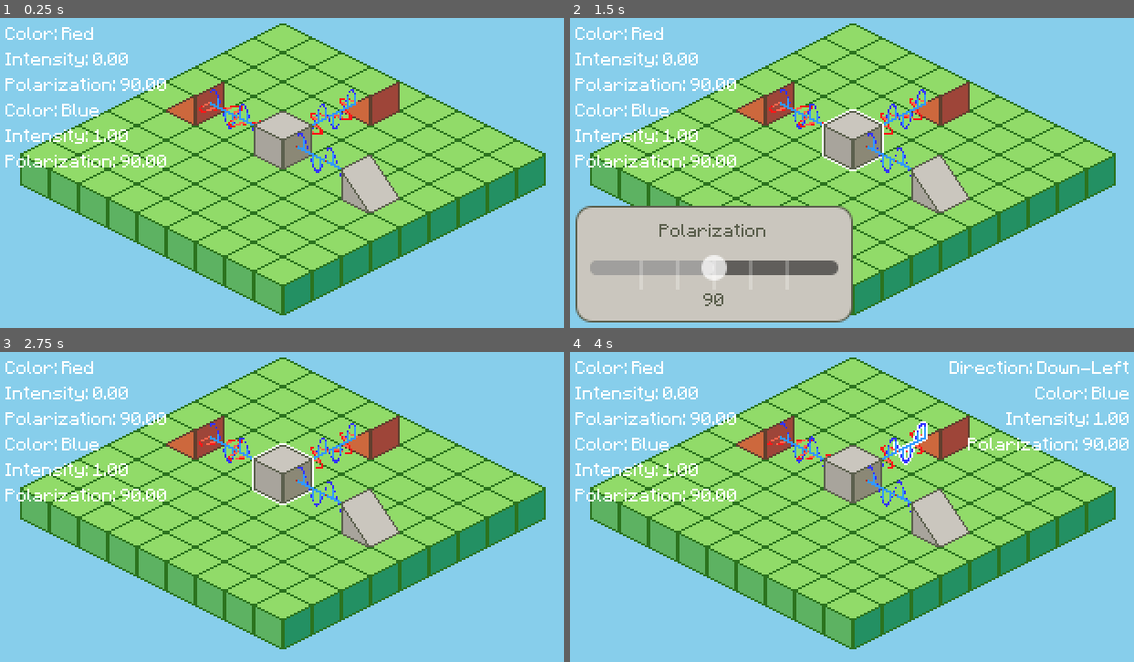
Above: before the commit, frames 1-4 (two rows, left to right).
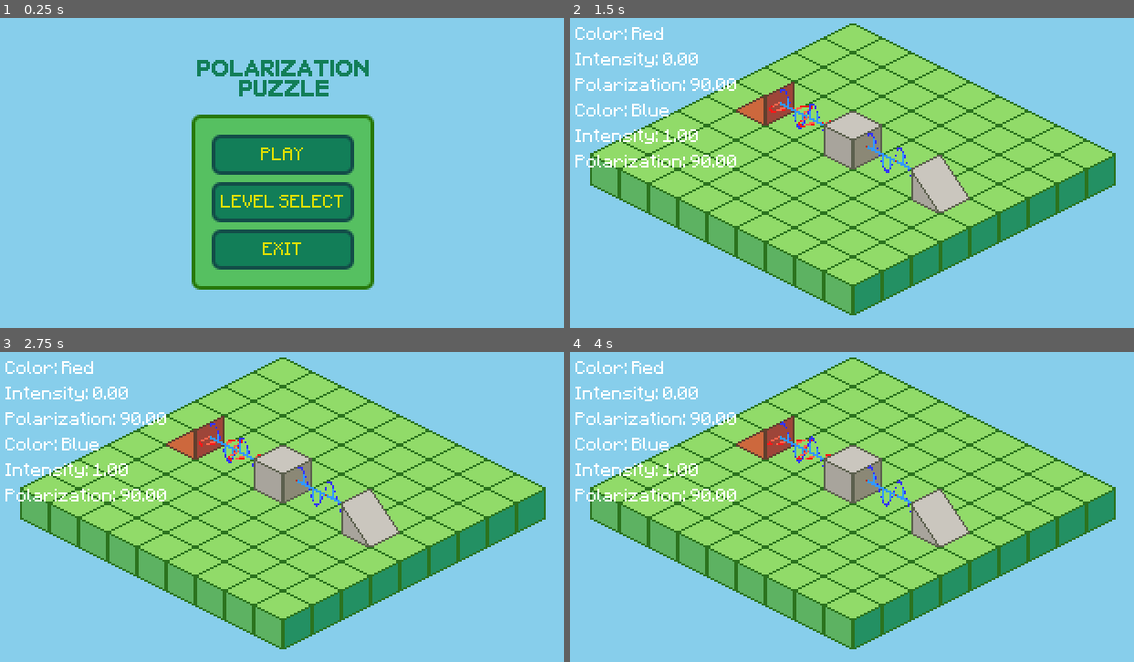
Above: after the commit, the same moments.

Repository: joshmoritty/polarization-puzzle
Game: Godot game, scene res://scenes/main_menu.tscn
The game is run twice, just before and just after one commit, with the same random seed, the same clock (stepped at 60 frames per second) and the same inputs. Before the commit the project starts from res://scenes/game.tscn.
Inputs (mouse positions are in pixels of both pictures, inside the frame that each line leads up to):
- Up to frame 1 (0.25 s): no input
- Up to frame 2 (1.5 s): click (852, 200) at 0.5 s, where only the run after the commit has a clickable "LEVEL SELECT"; click (852, 154) at 1.25 s, where only the run after the commit has a clickable "PLAY"
- Up to frame 3 (2.75 s): move the mouse to (411, 491) at 2.02 s; click (411, 491) at 2.17 s
- Up to frame 4 (4 s): drag from (733, 522) to (767, 429) at 2.77 s; move the mouse to (914, 435) at 3.52 s; click (914, 435) at 3.67 s

The runs differ from the first frame. In frame 1, 50% of the frame differs, in the area x 0-97%, y 1-96%; in frame 2, 20%; in frame 3, 1.2%; in frame 4, 2.5%.

Commit message:
feat: add main menu

Diff:
--- /dev/null
+++ b/assets/themes/button_default.tres
@@ -0,0 +1,17 @@
+[gd_resource type="StyleBoxFlat" format=3 uid="uid://c023m4bfnntd8"]
+
+[resource]
+content_margin_left = 5.0
+content_margin_top = 5.0
+content_margin_right = 5.0
+content_margin_bottom = 3.0
+bg_color = Color(0.0705882, 0.494118, 0.345098, 1)
+border_width_left = 2
+border_width_top = 2
+border_width_right = 2
+border_width_bottom = 2
+border_color = Color(0.0705882, 0.301961, 0.282353, 1)
+corner_radius_top_left = 4
+corner_radius_top_right = 4
+corner_radius_bottom_right = 4
+corner_radius_bottom_left = 4
--- /dev/null
+++ b/assets/themes/button_hover.tres
@@ -0,0 +1,17 @@
+[gd_resource type="StyleBoxFlat" format=3 uid="uid://c4rega2p7ou4o"]
+
+[resource]
+content_margin_left = 5.0
+content_margin_top = 5.0
+content_margin_right = 5.0
+content_margin_bottom = 3.0
+bg_color = Color(0.0491493, 0.392128, 0.270994, 1)
+border_width_left = 2
+border_width_top = 2
+border_width_right = 2
+border_width_bottom = 2
+border_color = Color(0.0705882, 0.301961, 0.282353, 1)
+corner_radius_top_left = 4
+corner_radius_top_right = 4
+corner_radius_bottom_right = 4
+corner_radius_bottom_left = 4
--- /dev/null
+++ b/assets/themes/filter_dialog.tres
@@ -0,0 +1,21 @@
+[gd_resource type="Theme" load_steps=3 format=3 uid="uid://d1av2ellnc52n"]
+
+[ext_resource type="FontFile" uid="uid://b7majbdgh2of0" path="res://assets/fonts/Minecraftia-Regular.ttf" id="1_mjlnj"]
+
+[sub_resource type="StyleBoxFlat" id="StyleBoxFlat_kvpfn"]
+bg_color = Color(0.792157, 0.776471, 0.745098, 1)
+border_width_left = 1
+border_width_top = 1
+border_width_right = 1
+border_width_bottom = 1
+border_color = Color(0.360784, 0.376471, 0.305882, 1)
+corner_radius_top_left = 8
+corner_radius_top_right = 8
+corner_radius_bottom_right = 8
+corner_radius_bottom_left = 8
+
+[resource]
+Label/colors/font_color = Color(0.360784, 0.376471, 0.305882, 1)
+Label/font_sizes/font_size = 8
+Label/fonts/font = ExtResource("1_mjlnj")
+Panel/styles/panel = SubResource("StyleBoxFlat_kvpfn")
--- /dev/null
+++ b/assets/themes/main_menu.tres
@@ -0,0 +1,54 @@
+[gd_resource type="Theme" load_steps=6 format=3 uid="uid://cc6axt01mdjls"]
+
+[ext_resource type="FontFile" uid="uid://b7majbdgh2of0" path="res://assets/fonts/Minecraftia-Regular.ttf" id="1_av2uu"]
+[ext_resource type="StyleBox" uid="uid://c4rega2p7ou4o" path="res://assets/themes/button_hover.tres" id="2_hahhc"]
+[ext_resource type="StyleBox" uid="uid://c023m4bfnntd8" path="res://assets/themes/button_default.tres" id="3_e4no3"]
+
+[sub_resource type="StyleBoxFlat" id="StyleBoxFlat_kvpfn"]
+bg_color = Color(0.792157, 0.776471, 0.745098, 1)
+border_width_left = 1
+border_width_top = 1
+border_width_right = 1
+border_width_bottom = 1
+border_color = Color(0.360784, 0.376471, 0.305882, 1)
+corner_radius_top_left = 8
+corner_radius_top_right = 8
+corner_radius_bottom_right = 8
+corner_radius_bottom_left = 8
+
+[sub_resource type="StyleBoxFlat" id="StyleBoxFlat_av2uu"]
+content_margin_left = 6.0
+content_margin_top = 6.0
+content_margin_right = 6.0
+content_margin_bottom = 6.0
+bg_color = Color(0.337255, 0.752941, 0.380392, 1)
+border_width_left = 2
+border_width_top = 2
+border_width_right = 2
+border_width_bottom = 2
+border_color = Color(0.152941, 0.470588, 0.0352941, 1)
+corner_radius_top_left = 4
+corner_radius_top_right = 4
+corner_radius_bottom_right = 4
+corner_radius_bottom_left = 4
+
+[resource]
+Button/colors/font_color = Color(0.87451, 0.87451, 0, 1)
+Button/colors/font_focus_color = Color(0.94902, 0.94902, 0, 1)
+Button/colors/font_hover_color = Color(0.94902, 0.94902, 0, 1)
+Button/font_sizes/font_size = 8
+Button/fonts/font = ExtResource("1_av2uu")
+Button/styles/focus = ExtResource("2_hahhc")
+Button/styles/hover = ExtResource("2_hahhc")
+Button/styles/normal = ExtResource("3_e4no3")
+Button/styles/pressed = ExtResource("2_hahhc")
+Label/colors/font_color = Color(0.360784, 0.376471, 0.305882, 1)
+Label/constants/line_spacing = -3
+Label/font_sizes/font_size = 8
+Label/fonts/font = ExtResource("1_av2uu")
+MarginContainer/constants/margin_bottom = 5
+MarginContainer/constants/margin_left = 5
+MarginContainer/constants/margin_right = 5
+MarginContainer/constants/margin_top = 5
+Panel/styles/panel = SubResource("StyleBoxFlat_kvpfn")
+PanelContainer/styles/panel = SubResource("StyleBoxFlat_av2uu")
--- a/project.godot
+++ b/project.godot
@@ -11,7 +11,7 @@
 [application]
 
 config/name="Polariz"
-run/main_scene="uid://c2bso81u5xov"
+run/main_scene="uid://cdk1k0f0rcwuj"
 config/features=PackedStringArray("4.4", "Mobile")
 
 [debug]
--- a/scenes/game.tscn
+++ b/scenes/level_1.tscn
@@ -1,40 +1,23 @@
-[gd_scene load_steps=94 format=4 uid="uid://c2bso81u5xov"]
-
-[ext_resource type="Script" uid="uid://buo0k0a1ucb80" path="res://scripts/controller.gd" id="1_lbhrr"]
-[ext_resource type="FontFile" uid="uid://b7majbdgh2of0" path="res://assets/fonts/Minecraftia-Regular.ttf" id="2_kvpfn"]
-[ext_resource type="Material" uid="uid://na807rdmihep" path="res://assets/shaders/sine.tres" id="3_dinhu"]
-[ext_resource type="Texture2D" uid="uid://yuoce8fhr0w0" path="res://assets/isometric-sandbox-sheet.png" id="3_p57ef"]
-[ext_resource type="Shader" uid="uid://gsi3gl42edff" path="res://assets/shaders/sine.gdshader" id="4_dinhu"]
-[ext_resource type="Script" uid="uid://nsybol5vh4m7" path="res://scripts/filter.gd" id="5_iywne"]
-[ext_resource type="Script" uid="uid://4kueu8k0s2jv" path="res://scripts/sensor.gd" id="6_p57ef"]
-[ext_resource type="Texture2D" uid="uid://bkrv3exiay8ac" path="res://assets/object_sprites/filter.png" id="6_vtaks"]
-[ext_resource type="Texture2D" uid="uid://bsjkegad250wb" path="res://assets/object_sprites/sensor_DOWN_RIGHT.png" id="7_kvpfn"]
-[ext_resource type="Script" uid="uid://ccipymiuceyxj" path="res://scripts/camera.gd" id="7_u5sy4"]
-[ext_resource type="Texture2D" uid="uid://kum6enib4nis" path="res://assets/object_sprites/source_DOWN_RIGHT.png" id="9_dinhu"]
-[ext_resource type="Script" uid="uid://dn6ueyc8url7j" path="res://scripts/multi_source.gd" id="12_trtic"]
+[gd_scene load_steps=93 format=4 uid="uid://c2bso81u5xov"]
+
+[ext_resource type="Script" uid="uid://buo0k0a1ucb80" path="res://scripts/game/controller.gd" id="1_7gny6"]
+[ext_resource type="FontFile" uid="uid://b7majbdgh2of0" path="res://assets/fonts/Minecraftia-Regular.ttf" id="2_2aecg"]
+[ext_resource type="Theme" uid="uid://d1av2ellnc52n" path="res://assets/themes/filter_dialog.tres" id="3_6dial"]
+[ext_resource type="Material" uid="uid://na807rdmihep" path="res://assets/shaders/sine.tres" id="4_7nomh"]
+[ext_resource type="Shader" uid="uid://gsi3gl42edff" path="res://assets/shaders/sine.gdshader" id="5_1s4pk"]
+[ext_resource type="Texture2D" uid="uid://yuoce8fhr0w0" path="res://assets/isometric-sandbox-sheet.png" id="6_x2xxo"]
+[ext_resource type="Texture2D" uid="uid://kum6enib4nis" path="res://assets/object_sprites/source_DOWN_RIGHT.png" id="7_2cbcq"]
+[ext_resource type="Script" uid="uid://dn6ueyc8url7j" path="res://scripts/game/multi_source.gd" id="8_isj1j"]
+[ext_resource type="Texture2D" uid="uid://bkrv3exiay8ac" path="res://assets/object_sprites/filter.png" id="9_so66j"]
+[ext_resource type="Script" uid="uid://nsybol5vh4m7" path="res://scripts/game/filter.gd" id="10_tr1x6"]
+[ext_resource type="Texture2D" uid="uid://bsjkegad250wb" path="res://assets/object_sprites/sensor_DOWN_RIGHT.png" id="11_d5akn"]
+[ext_resource type="Script" uid="uid://4kueu8k0s2jv" path="res://scripts/game/sensor.gd" id="12_wbtxt"]
+[ext_resource type="Script" uid="uid://ccipymiuceyxj" path="res://scripts/game/camera.gd" id="13_x2fux"]
 
 [sub_resource type="LabelSettings" id="LabelSettings_p57ef"]
 line_spacing = 0.0
-font = ExtResource("2_kvpfn")
+font = ExtResource("2_2aecg")
 font_size = 8
-
-[sub_resource type="StyleBoxFlat" id="StyleBoxFlat_kvpfn"]
-bg_color = Color(0.792157, 0.776471, 0.745098, 1)
-border_width_left = 1
-border_width_top = 1
-border_width_right = 1
-border_width_bottom = 1
-border_color = Color(0.360784, 0.376471, 0.305882, 1)
-corner_radius_top_left = 8
-corner_radius_top_right = 8
-corner_radius_bottom_right = 8
-corner_radius_bottom_left = 8
-
-[sub_resource type="Theme" id="Theme_dinhu"]
-Label/colors/font_color = Color(0.360784, 0.376471, 0.305882, 1)
-Label/font_sizes/font_size = 8
-Label/fonts/font = ExtResource("2_kvpfn")
-Panel/styles/panel = SubResource("StyleBoxFlat_kvpfn")
 
 [sub_resource type="StandardMaterial3D" id="StandardMaterial3D_dinhu"]
 shading_mode = 0
@@ -385,7 +368,7 @@
 sources/0 = SubResource("TileSetAtlasSource_e2o6t")
 
 [node name="Root" type="Node2D"]
-script = ExtResource("1_lbhrr")
+script = ExtResource("1_7gny6")
 
 [node name="CanvasLayer" type="CanvasLayer" parent="."]
 
@@ -422,7 +405,7 @@
 offset_right = 160.0
 offset_bottom = -8.0
 grow_vertical = 0
-theme = SubResource("Theme_dinhu")
+theme = ExtResource("3_6dial")
 
 [node name="Panel" type="Panel" parent="CanvasLayer/FilterDialog"]
 layout_mode = 1
@@ -691,8 +674,8 @@
 
 [node name="MultiSource" type="Sprite2D" parent="ObjectTiles"]
 position = Vector2(-48, -40)
-texture = ExtResource("9_dinhu")
-script = ExtResource("12_trtic")
+texture = ExtResource("7_2cbcq")
+script = ExtResource("8_isj1j")
 intensity_1 = 1
 enabled_2 = true
 intensity_2 = 1
@@ -702,28 +685,17 @@
 
 [node name="Filter" type="Sprite2D" parent="ObjectTiles"]
 position = Vector2(0, -16)
-texture = ExtResource("6_vtaks")
-script = ExtResource("5_iywne")
+texture = ExtResource("9_so66j")
+script = ExtResource("10_tr1x6")
 dir = 1
 polar = 90
 
 [node name="Sensor" type="Sprite2D" parent="ObjectTiles"]
 position = Vector2(48, 8)
-texture = ExtResource("7_kvpfn")
-script = ExtResource("6_p57ef")
+texture = ExtResource("11_d5akn")
+script = ExtResource("12_wbtxt")
 dir = 1
-
-[node name="MultiSource2" type="Sprite2D" parent="ObjectTiles"]
-position = Vector2(48, -40)
-texture = ExtResource("9_dinhu")
-script = ExtResource("12_trtic")
-intensity_1 = 1
-enabled_2 = true
-intensity_2 = 1
-polar_2 = 90
-color_2 = 3
-dir = 2
 
 [node name="Camera" type="Camera2D" parent="."]
 position = Vector2(160, 90)
-script = ExtResource("7_u5sy4")
+script = ExtResource("13_x2fux")
--- /dev/null
+++ b/scenes/main_menu.tscn
@@ -0,0 +1,57 @@
+[gd_scene load_steps=6 format=3 uid="uid://cdk1k0f0rcwuj"]
+
+[ext_resource type="Theme" uid="uid://cc6axt01mdjls" path="res://assets/themes/main_menu.tres" id="1_ekxnf"]
+[ext_resource type="FontFile" uid="uid://g2fs3sapskof" path="res://assets/fonts/ari-w9500-display.ttf" id="2_bqqt6"]
+[ext_resource type="Script" uid="uid://oatv5n804voo" path="res://scripts/main_menu/play.gd" id="3_bqqt6"]
+[ext_resource type="Script" uid="uid://ov0h472ytv36" path="res://scripts/main_menu/exit.gd" id="4_wu84c"]
+
+[sub_resource type="LabelSettings" id="LabelSettings_wu84c"]
+line_spacing = -3.0
+font = ExtResource("2_bqqt6")
+font_size = 11
+font_color = Color(0.0705882, 0.494118, 0.345098, 1)
+
+[node name="MainMenu" type="MarginContainer"]
+anchors_preset = 15
+anchor_right = 1.0
+anchor_bottom = 1.0
+grow_horizontal = 2
+grow_vertical = 2
+theme = ExtResource("1_ekxnf")
+
+[node name="CenterContainer" type="CenterContainer" parent="."]
+layout_mode = 2
+
+[node name="VBoxContainer" type="VBoxContainer" parent="CenterContainer"]
+layout_mode = 2
+theme_override_constants/separation = 8
+
+[node name="Label" type="Label" parent="CenterContainer/VBoxContainer"]
+layout_mode = 2
+text = "POLARIZATION
+PUZZLE"
+label_settings = SubResource("LabelSettings_wu84c")
+horizontal_alignment = 1
+
+[node name="PanelContainer" type="PanelContainer" parent="CenterContainer/VBoxContainer"]
+layout_mode = 2
+
+[node name="MarginContainer" type="MarginContainer" parent="CenterContainer/VBoxContainer/PanelContainer"]
+layout_mode = 2
+
+[node name="VBoxContainer" type="VBoxContainer" parent="CenterContainer/VBoxContainer/PanelContainer/MarginContainer"]
+layout_mode = 2
+
+[node name="Play" type="Button" parent="CenterContainer/VBoxContainer/PanelContainer/MarginContainer/VBoxContainer"]
+layout_mode = 2
+text = "PLAY"
+script = ExtResource("3_bqqt6")
+
+[node name="LevelSelect" type="Button" parent="CenterContainer/VBoxContainer/PanelContainer/MarginContainer/VBoxContainer"]
+layout_mode = 2
+text = "LEVEL SELECT"
+
+[node name="Exit" type="Button" parent="CenterContainer/VBoxContainer/PanelContainer/MarginContainer/VBoxContainer"]
+layout_mode = 2
+text = "EXIT"
+script = ExtResource("4_wu84c")
--- /dev/null
+++ b/scripts/main_menu/exit.gd
@@ -0,0 +1,5 @@
+extends Button
+
+func _pressed() -> void:
+	get_tree().root.propagate_notification(NOTIFICATION_WM_CLOSE_REQUEST)
+	get_tree().quit()
--- /dev/null
+++ b/scripts/main_menu/play.gd
@@ -0,0 +1,4 @@
+extends Button
+
+func _pressed() -> void:
+	get_tree().change_scene_to_file("res://scenes/level_1.tscn")
Binary file added: assets/fonts/ari-w9500-display.ttf
Not shown, added: assets/fonts/ari-w9500-display.ttf.import
Not shown: 25 places in scenes/level_1.tscn that only renumber resources
Renamed: scripts/beam.gd -> scripts/game/beam.gd
Renamed: scripts/beam.gd.uid -> scripts/game/beam.gd.uid
Renamed: scripts/beam_section.gd -> scripts/game/beam_section.gd
Renamed: scripts/beam_section.gd.uid -> scripts/game/beam_section.gd.uid
Renamed: scripts/camera.gd -> scripts/game/camera.gd
Renamed: scripts/camera.gd.uid -> scripts/game/camera.gd.uid
Renamed: scripts/controller.gd -> scripts/game/controller.gd
Renamed: scripts/controller.gd.uid -> scripts/game/controller.gd.uid
Renamed: scripts/filter.gd -> scripts/game/filter.gd
(and 17 more such lines)
